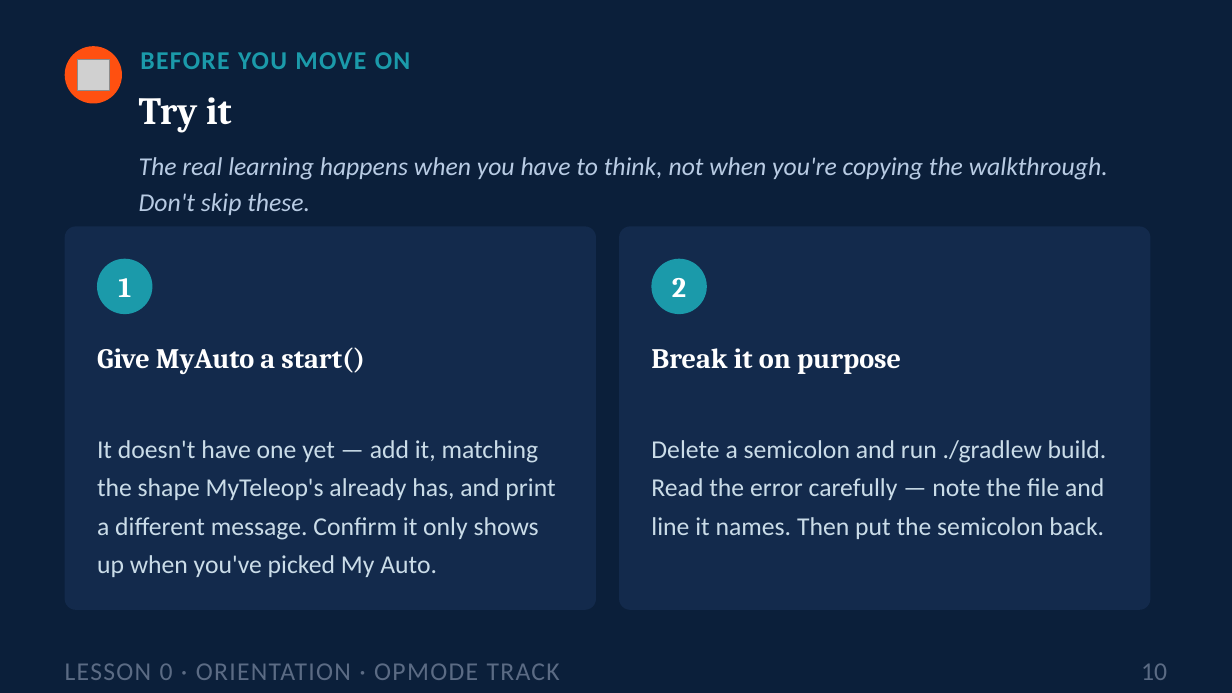
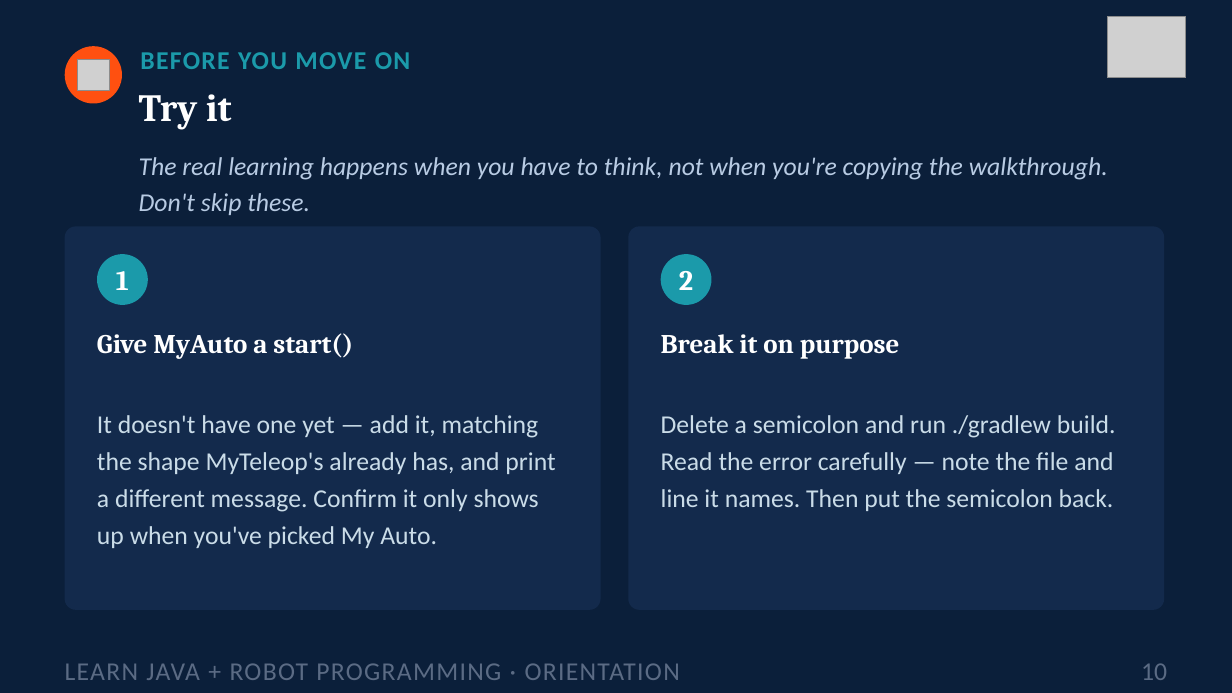
Before and after one commit to FRC5010/BasicRobotLessons, a slide deck: slide 10 of docs/presentations/v3/00-orientation.pptx. Drawn at 1232x693 pixels with LibreOffice and Linux fonts; fonts in the diff are those of the drawing; grey boxes stand for pictures. Boxes give left, top, right and bottom in pixels: in the first picture for what was removed or moved away, otherwise in the second. Text is boxed around its words. In the diff, an @@ line names an element or a change of style, - is before the commit and + after.

```diff
--- a/docs/presentations/v3/00-orientation.pptx
+++ b/docs/presentations/v3/00-orientation.pptx
@@ picture added at (x1=1107, y1=17, x2=1186, y2=78) @@
@@ rounded rectangle resized from (x1=65, y1=226, x2=596, y2=610) to (x1=65, y1=226, x2=601, y2=610) @@
@@ rounded rectangle resized from (x1=619, y1=226, x2=1151, y2=610) to (x1=628, y1=226, x2=1165, y2=610) @@
@@ text "1" moved from (x1=118, y1=278, x2=131, y2=297) to (x1=116, y1=271, x2=129, y2=290) @@
@@ ellipse resized from (x1=97, y1=259, x2=152, y2=314) to (x1=97, y1=254, x2=148, y2=305) @@
@@ text "2" moved from (x1=672, y1=278, x2=686, y2=297) to (x1=679, y1=271, x2=693, y2=290) @@
@@ ellipse resized from (x1=652, y1=259, x2=707, y2=314) to (x1=661, y1=254, x2=712, y2=305) @@
@@ text "Give MyAuto a start()" moved from (x1=97, y1=347, x2=365, y2=374) to (x1=97, y1=333, x2=353, y2=359) @@
@@ text "Give MyAuto a start()" at (x1=97, y1=333, x2=353, y2=359): size 22 to 21 pt @@
@@ text "Break it on purpose" at (x1=661, y1=334, x2=900, y2=359): size 22 to 21 pt @@
@@ text "Break it on purpose" moved from (x1=651, y1=348, x2=901, y2=374) to (x1=661, y1=334, x2=900, y2=359) @@
@@ text "It doesn't have one yet ..." moved from (x1=97, y1=440, x2=555, y2=577) to (x1=97, y1=415, x2=555, y2=548) @@
@@ text "It doesn't have one yet ..." at (x1=97, y1=415, x2=555, y2=548): line spacing 1.25 to 1.2 @@
@@ text "Delete a semicolon and run ..." at (x1=661, y1=415, x2=1116, y2=511): line spacing 1.25 to 1.2 @@
@@ text "Delete a semicolon and run ..." moved from (x1=651, y1=440, x2=1107, y2=539) to (x1=661, y1=415, x2=1116, y2=511) @@
@@ text at (x1=65, y1=663, x2=680, y2=680): text changed @@
-LESSON 0 · ORIENTATION · OPMODE TRACK
+LEARN JAVA + ROBOT PROGRAMMING · ORIENTATION
```
Also in this commit, not shown: 10 other slides changed, 40 other files.
